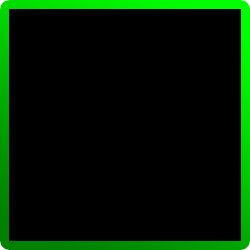
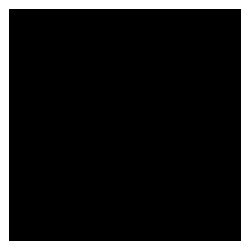
Revision of a layered 250x250 image; what changed, layer by layer:
painted on "Rectangle 1" over <box>0,0,250,250</box>
showed "Background" over <box>0,0,250,250</box>
